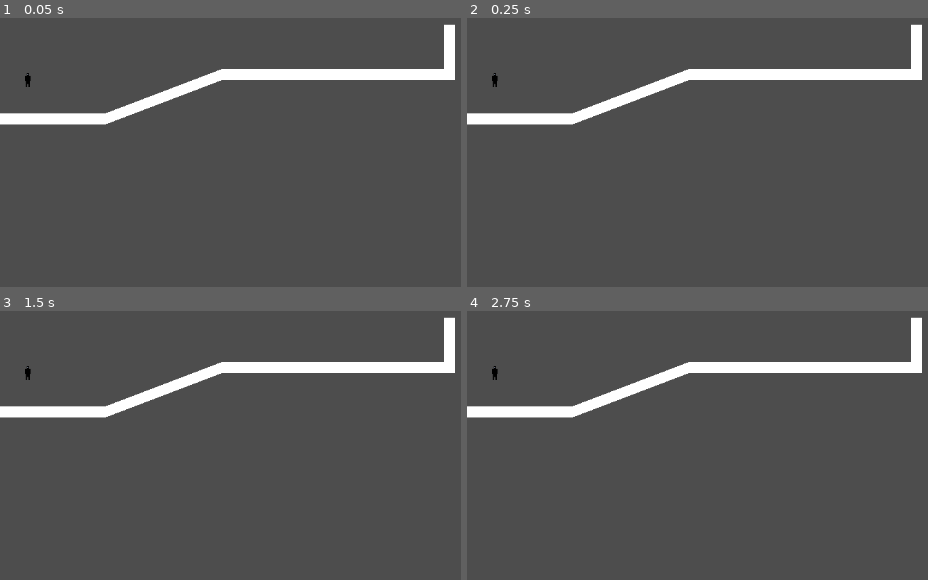
Above: before the commit, frames 1-4 (two rows, left to right).
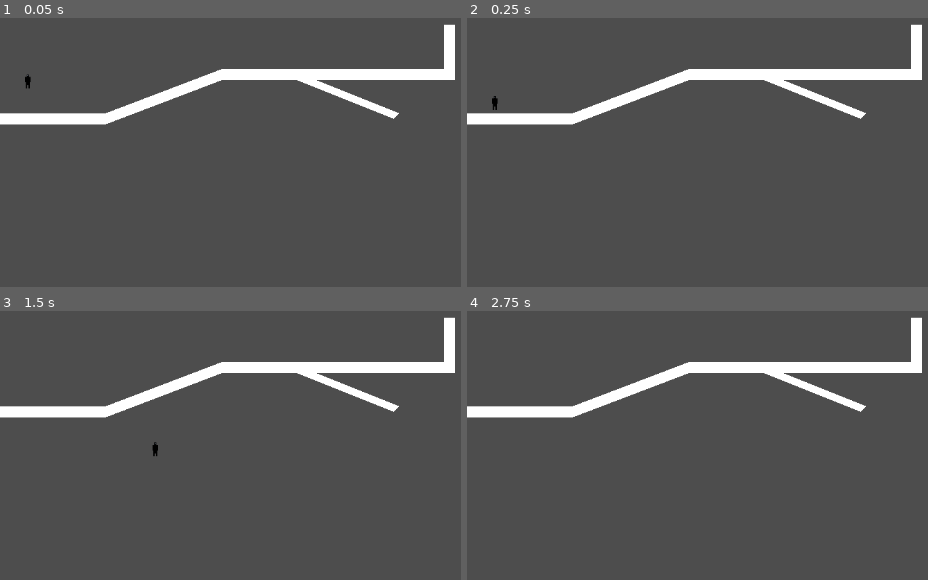
Above: after the commit, the same moments.

Repository: adamsocki/platform2_godot
Game: Godot game, scene res://world_1.tscn
The game is run twice, just before and just after one commit, with the same random seed, the same clock (stepped at 60 frames per second) and the same inputs.
Inputs:
- Up to frame 1 (0.05 s): no input
- Up to frame 2 (0.25 s): no input
- Up to frame 3 (1.5 s): tap Enter (ui_accept) at 0.5, 0.77 s; hold Right (ui_right) from 0.53 s (still down); tap P (p, bound only after the commit) at 0.6, 1.35 s
- Up to frame 4 (2.75 s): tap Enter (ui_accept) at 1.52, 2 s; release Right (ui_right) at 2.03 s; hold Left (ui_left) from 2.03 s (still down); tap P (p, bound only after the commit) at 2.1 s

The runs differ from the first frame. In frame 1, 0.6% of the frame differs, in the area x 5-87%, y 20-38%; in frame 2, 0.7%; in frame 3, 0.7%, in the area x 5-87%, y 20-54%; in frame 4, 0.7%.
Error before the commit: Parse Error: Expected ":" after function declaration. (res://player.gd:35)

Commit message:
init stair collision

Diff:
--- a/player.gd
+++ b/player.gd
@@ -11,7 +11,6 @@
 
 
 func _physics_process(delta):
-
 	apply_gravity(delta)
 	handle_jump()
 
@@ -20,7 +19,6 @@
 	apply_friction(input_axis, delta)
 
 	move_and_slide()
-
 
 
 func apply_gravity(delta):
@@ -32,7 +30,7 @@
 		if Input.is_action_just_pressed("ui_accept"):
 			velocity.y = JUMP_VELOCITY
 
-func handle_acceleration(input_axis, delta)
+func handle_acceleration(input_axis, delta):
 	if input_axis != 0:
 		velocity.x = move_toward(velocity.x, input_axis * SPEED, ACCELERATION * delta)
 
--- a/project.godot
+++ b/project.godot
@@ -14,3 +14,11 @@
 run/main_scene="res://world_1.tscn"
 config/features=PackedStringArray("4.1", "Forward Plus")
 config/icon="res://icon.svg"
+
+[input]
+
+p={
+"deadzone": 0.5,
+"events": [Object(InputEventKey,"resource_local_to_scene":false,"resource_name":"","device":-1,"window_id":0,"alt_pressed":false,"shift_pressed":false,"ctrl_pressed":false,"meta_pressed":false,"pressed":false,"keycode":0,"physical_keycode":80,"key_label":0,"unicode":112,"echo":false,"script":null)
+]
+}
--- a/world_1.gd
+++ b/world_1.gd
@@ -3,6 +3,15 @@
 @onready var collision_polygon_2d = $Ground_1/CollisionPolygon2D
 @onready var polygon_2d = $Ground_1/CollisionPolygon2D/Polygon2D
 
+@onready var collision_polygon_2d_2 = $Ground_2/CollisionPolygon2D
+@onready var polygon_2d_2 = $Ground_2/CollisionPolygon2D/Polygon2D
 
 func _ready():
 	polygon_2d.polygon = collision_polygon_2d.polygon
+	polygon_2d_2.polygon = collision_polygon_2d_2.polygon
+
+
+
+func _process(delta):
+	if Input.is_action_just_pressed("p"):
+		$Ground_1.set_collision_layer_value(1, false)
--- a/world_1.tscn
+++ b/world_1.tscn
@@ -14,5 +14,12 @@
 
 [node name="Polygon2D" type="Polygon2D" parent="Ground_1/CollisionPolygon2D"]
 
+[node name="Ground_2" type="StaticBody2D" parent="."]
+
+[node name="CollisionPolygon2D" type="CollisionPolygon2D" parent="Ground_2"]
+polygon = PackedVector2Array(416, 192, 576, 256, 568, 264, 408, 200)
+
+[node name="Polygon2D" type="Polygon2D" parent="Ground_2/CollisionPolygon2D"]
+
 [node name="Player" parent="." instance=ExtResource("2_fl4ni")]
 position = Vector2(40, 208)
